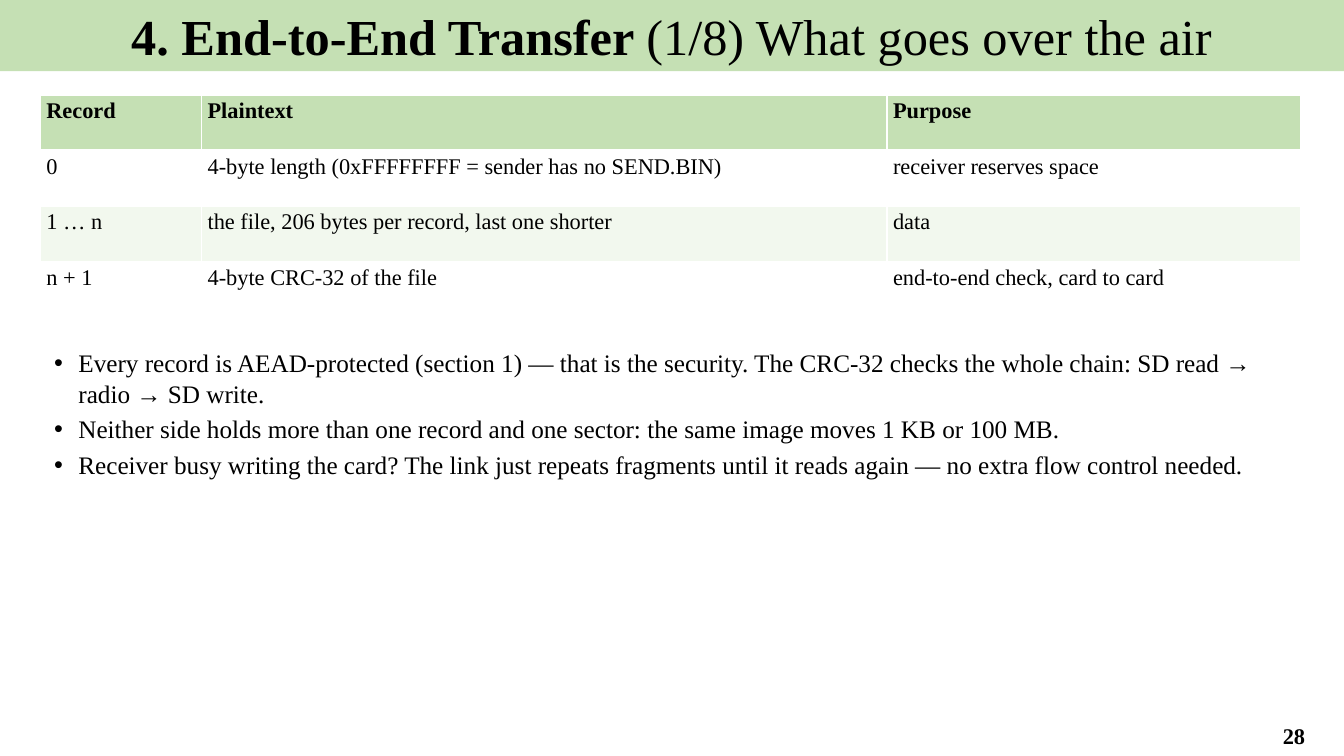
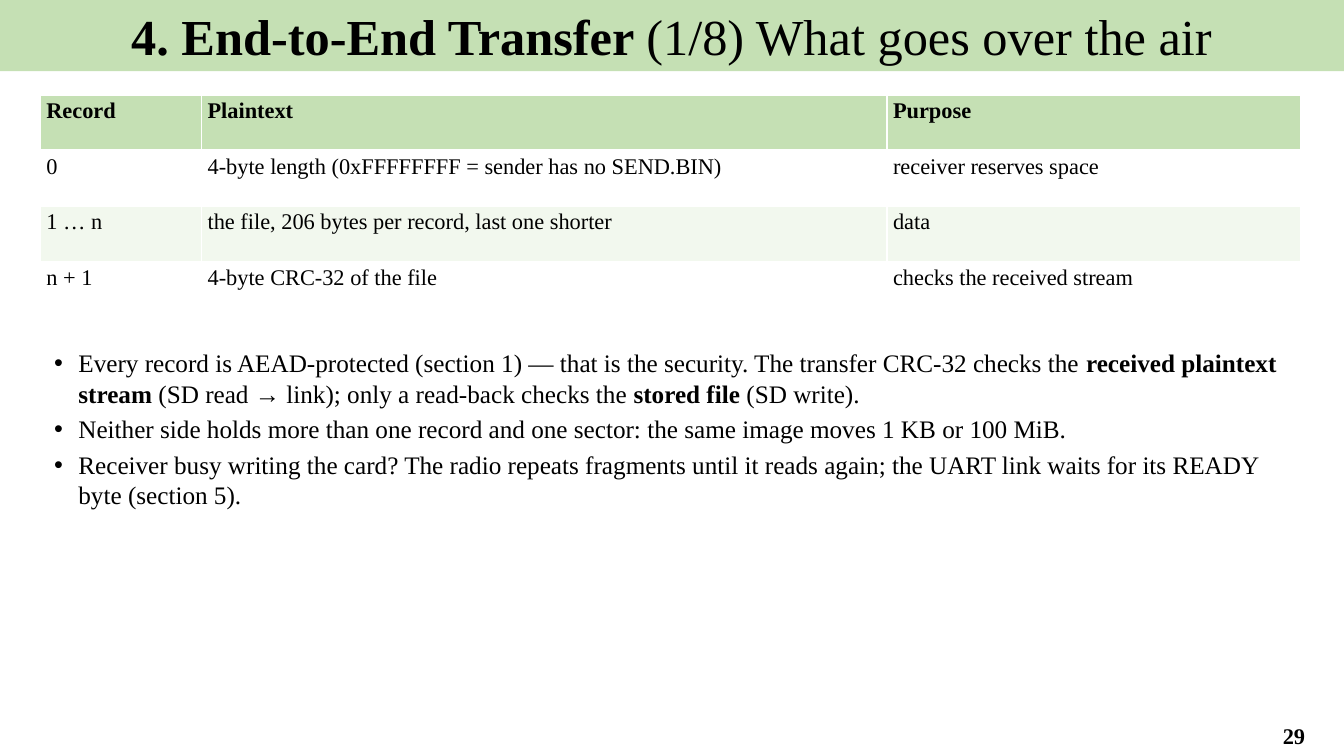
Before and after one commit to Khaiduy/chipyard-edhoc, a slide deck: slide 29 of fpga/sw/export/docs/slides/05_Secure_file_transfer_and_results.pptx (slide 28 before the commit). Drawn at 1344x756 pixels with LibreOffice and Linux fonts; fonts in the diff are those of the drawing. Boxes give left, top, right and bottom in pixels: in the first picture for what was removed or moved away, otherwise in the second. Text is boxed around its words. In the diff, an @@ line names an element or a change of style, - is before the commit and + after.

Commit message:
fix: length-checked SD verify, whole-run stack line; slide review fixes

```diff
--- a/fpga/sw/export/docs/slides/05_Secure_file_transfer_and_results.pptx
+++ b/fpga/sw/export/docs/slides/05_Secure_file_transfer_and_results.pptx
@@ table at box(40, 96, 1301, 318) @@
-row 4, column 3: end-to-end check, card to card
+row 4, column 3: checks the received stream
@@ text at box(78, 354, 1276, 510): text changed @@
-• Every record is AEAD-protected (section 1) — that is the security. The CRC-32 checks the whole chain: SD read → radio → SD write.
-• Neither side holds more than one record and one sector: the same image moves 1 KB or 100 MB.
-• Receiver busy writing the card? The link just repeats fragments until it reads again — no extra flow control needed.
+• Every record is AEAD-protected (section 1) — that is the security. The transfer CRC-32 checks the received plaintext stream (SD read → link); only a read-back checks the stored file (SD write).
+• Neither side holds more than one record and one sector: the same image moves 1 KB or 100 MiB.
+• Receiver busy writing the card? The radio repeats fragments until it reads again; the UART link waits for its READY byte (section 5).
@@ page number at box(1283, 729, 1305, 745): text changed @@
-28
+29
```
Also in this commit, not shown: 18 other slides changed, 1 slide added, 13 other files.
